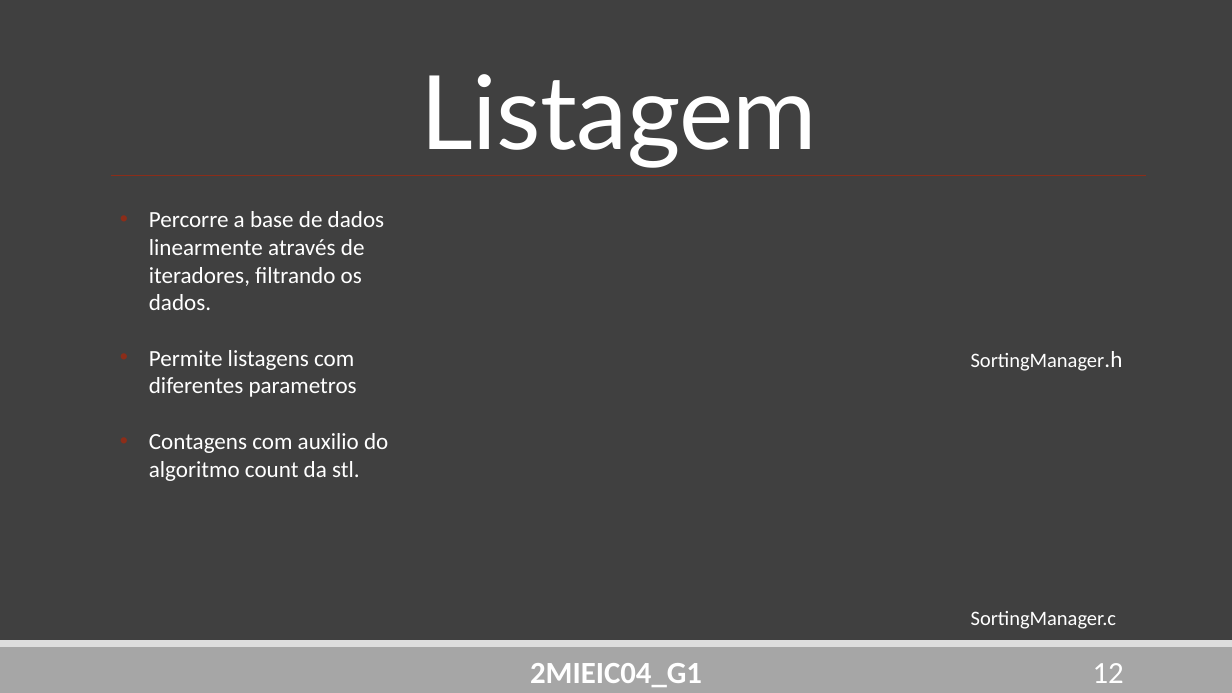
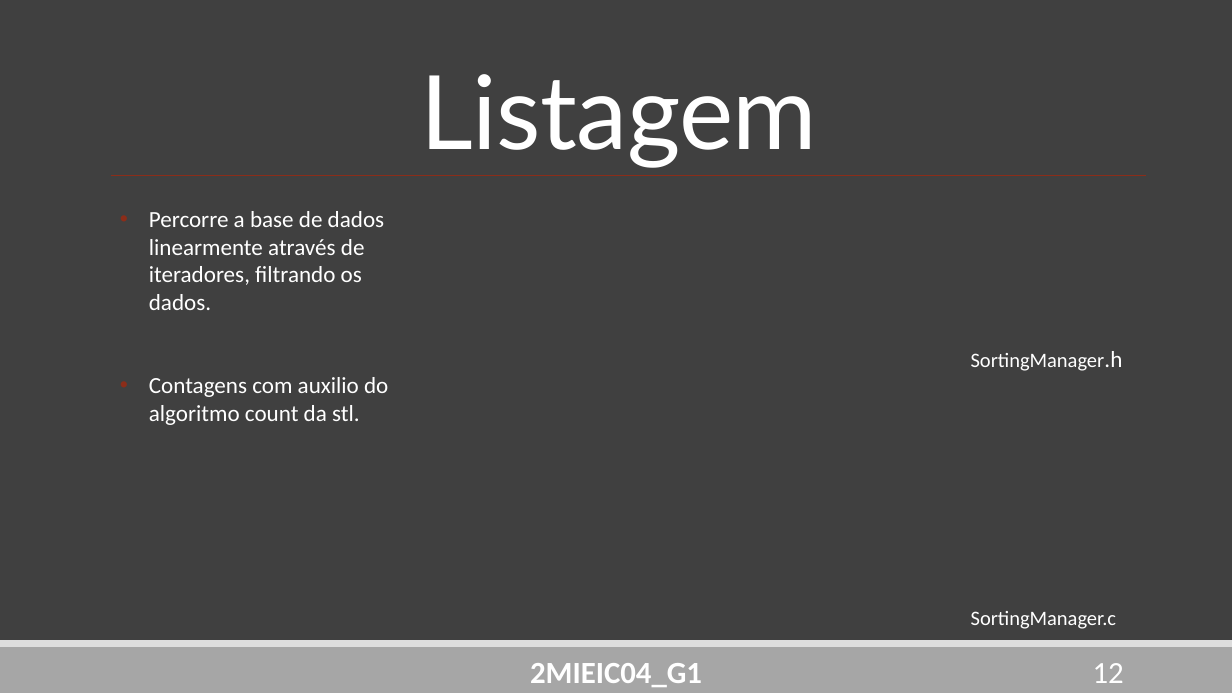
Before and after one commit to DoStini/FEUP-AEDA-proj, a slide deck: slide 12 of StreamZ_Apresentation4.pptx. Drawn at 1232x693 pixels with LibreOffice and Linux fonts; fonts in the diff are those of the drawing. Boxes give left, top, right and bottom in pixels: in the first picture for what was removed or moved away, otherwise in the second. Text is boxed around its words. In the diff, an @@ line names an element or a change of style, - is before the commit and + after.

```diff
--- a/StreamZ_Apresentation4.pptx
+++ b/StreamZ_Apresentation4.pptx
@@ text at (149,350,357,397): paragraph removed @@
-• Permite listagens com diferentes parametros
```
Also in this commit, not shown: 3 other slides changed.
